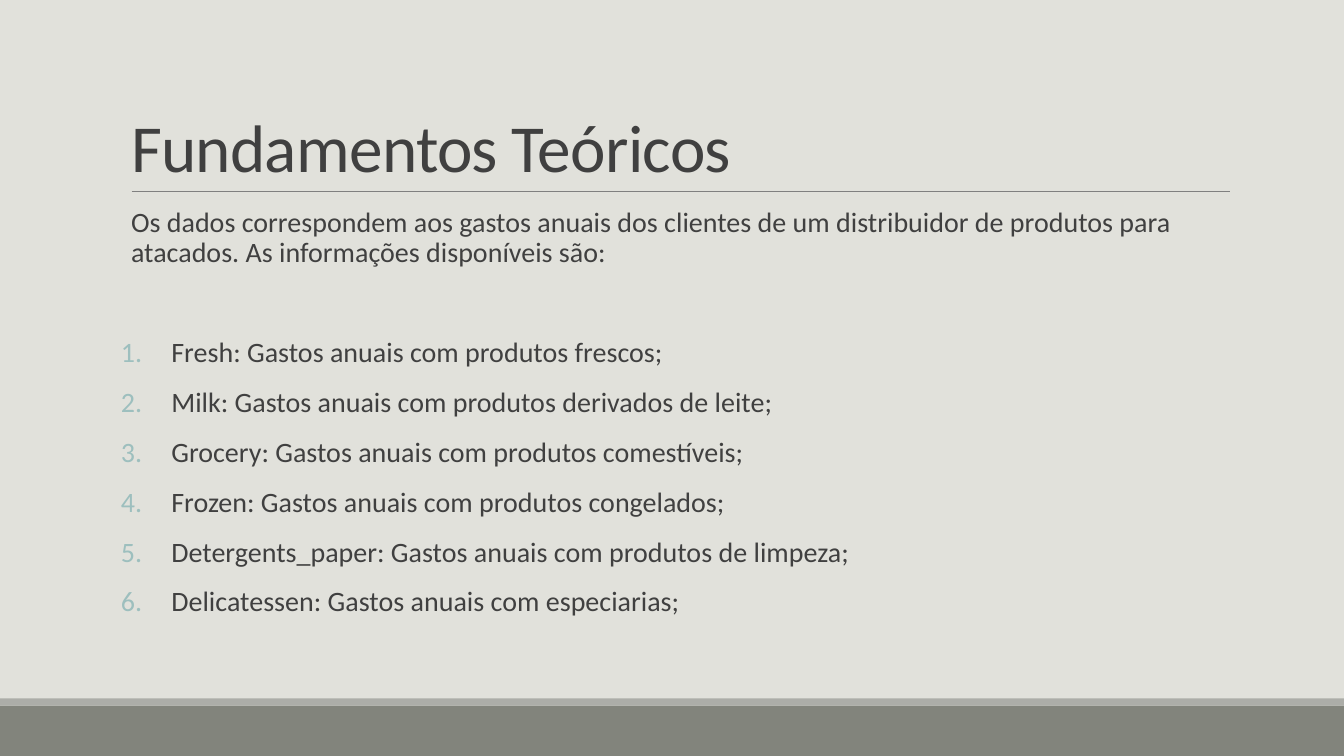
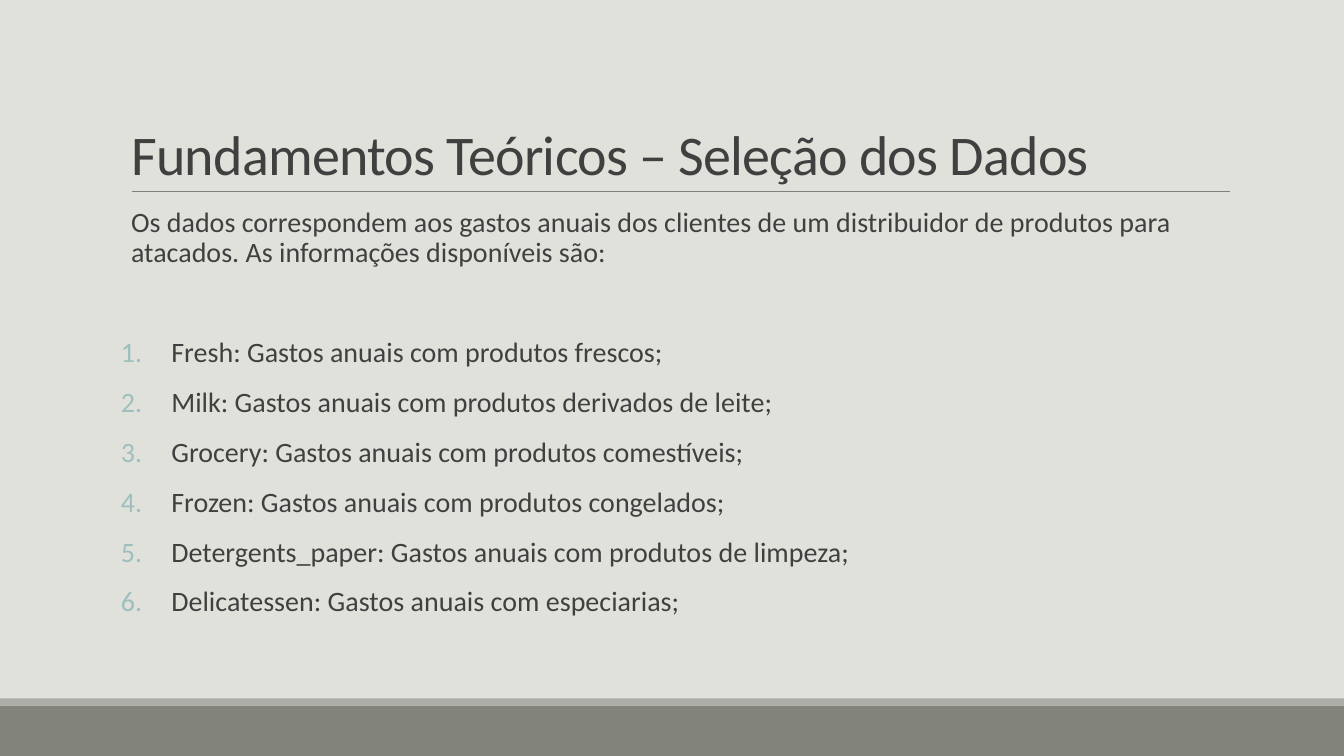
Before and after one commit to erikawa/client-segmentation, a slide deck: slide 9 of presentation/Análise de agrupamento de perfis de clientes de.pptx (slide 8 before the commit). Drawn at 1344x756 pixels with LibreOffice and Linux fonts; fonts in the diff are those of the drawing. Boxes give left, top, right and bottom in pixels: in the first picture for what was removed or moved away, otherwise in the second. Text is boxed around its words. In the diff, an @@ line names an element or a change of style, - is before the commit and + after.

```diff
--- a/presentation/Análise de agrupamento de perfis de clientes de.pptx
+++ b/presentation/Análise de agrupamento de perfis de clientes de.pptx
@@ title at (x1=131, y1=136, x2=1089, y2=185): text changed; size 48 to 40 pt @@
-Fundamentos Teóricos
+Fundamentos Teóricos – Seleção dos Dados
```
Also in this commit, not shown: 6 other slides changed, 1 slide added, 1 other file.
